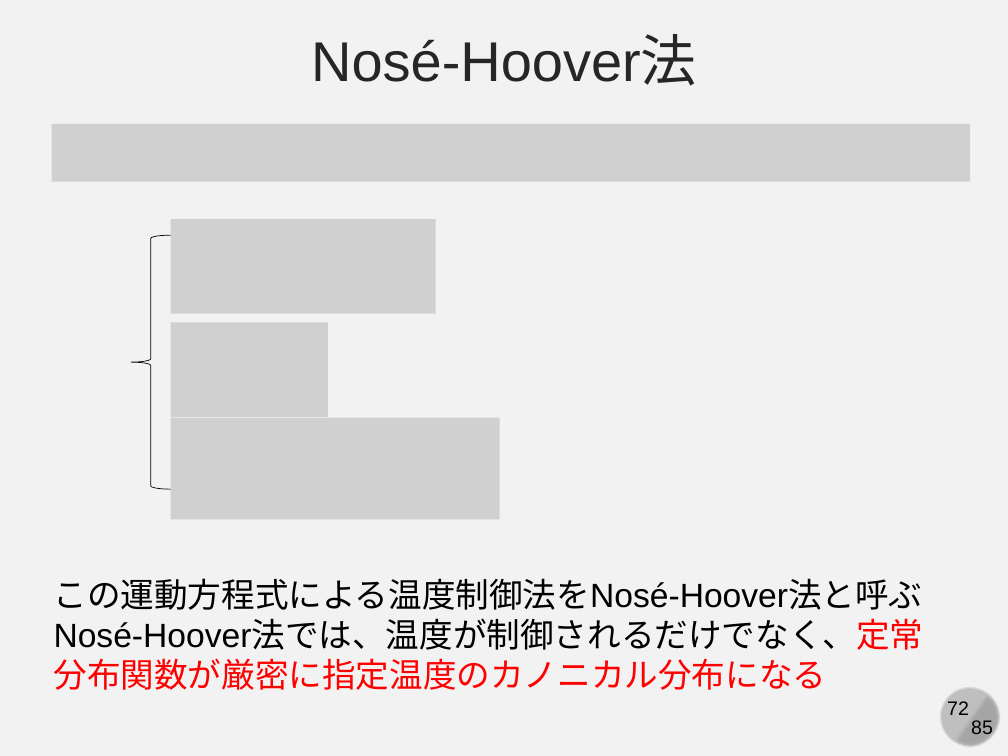
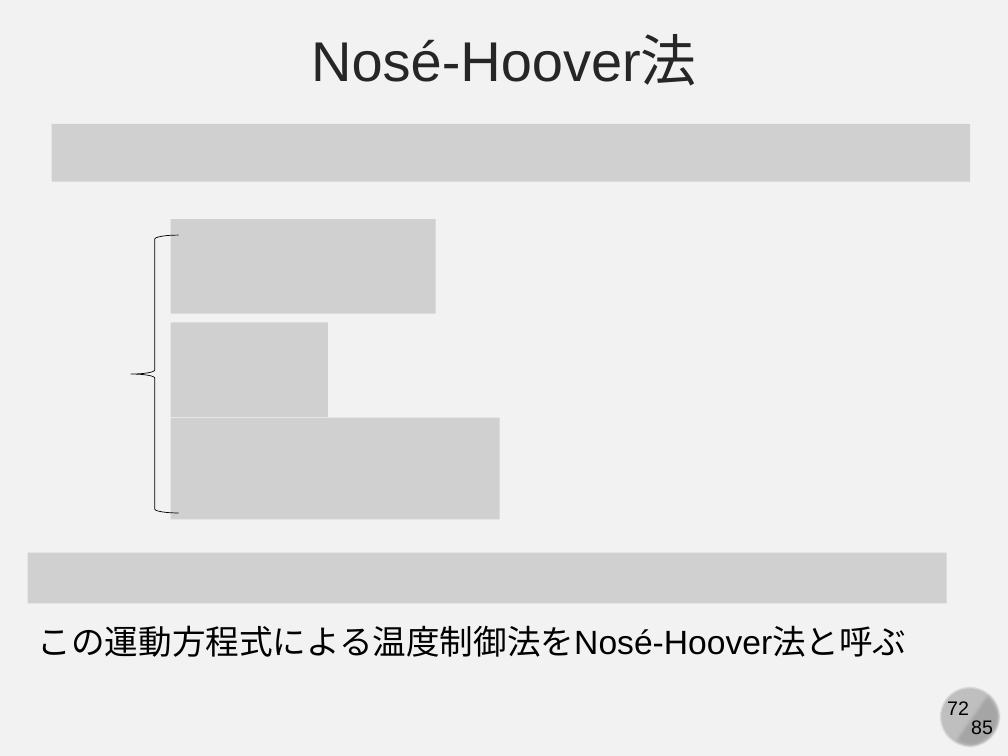
Before and after one commit to kaityo256/simulation_engineering, a slide deck: slide 72 of 06_md_observable/simulation06.pptx. Drawn at 1008x756 pixels with LibreOffice and Linux fonts; fonts in the diff are those of the drawing; grey boxes stand for pictures. Boxes give left, top, right and bottom in pixels: in the first picture for what was removed or moved away, otherwise in the second. Text is boxed around its words. In the diff, an @@ line names an element or a change of style, - is before the commit and + after.

Commit message:
81 slides

```diff
--- a/06_md_observable/simulation06.pptx
+++ b/06_md_observable/simulation06.pptx
@@ left brace: place and size @@
-left brace at <box>131,235,170,489</box>
+left brace at <box>131,235,178,513</box>
@@ picture added at <box>28,552,948,603</box> @@
@@ text "この運動方程式による温度制御法をNosé-Hoover法と呼ぶ": place and size @@
-text "この運動方程式による温度制御法をNosé-Hoover法と呼ぶ" at <box>54,578,924,690</box>
+text "この運動方程式による温度制御法をNosé-Hoover法と呼ぶ" at <box>38,625,907,657</box>
@@ text at <box>54,620,924,690</box>: paragraph removed @@
-Nosé-Hoover法では、温度が制御されるだけでなく、定常分布関数が厳密に指定温度のカノニカル分布になる
```
Also in this commit, not shown: 1 other slide changed, 9 slides added.
